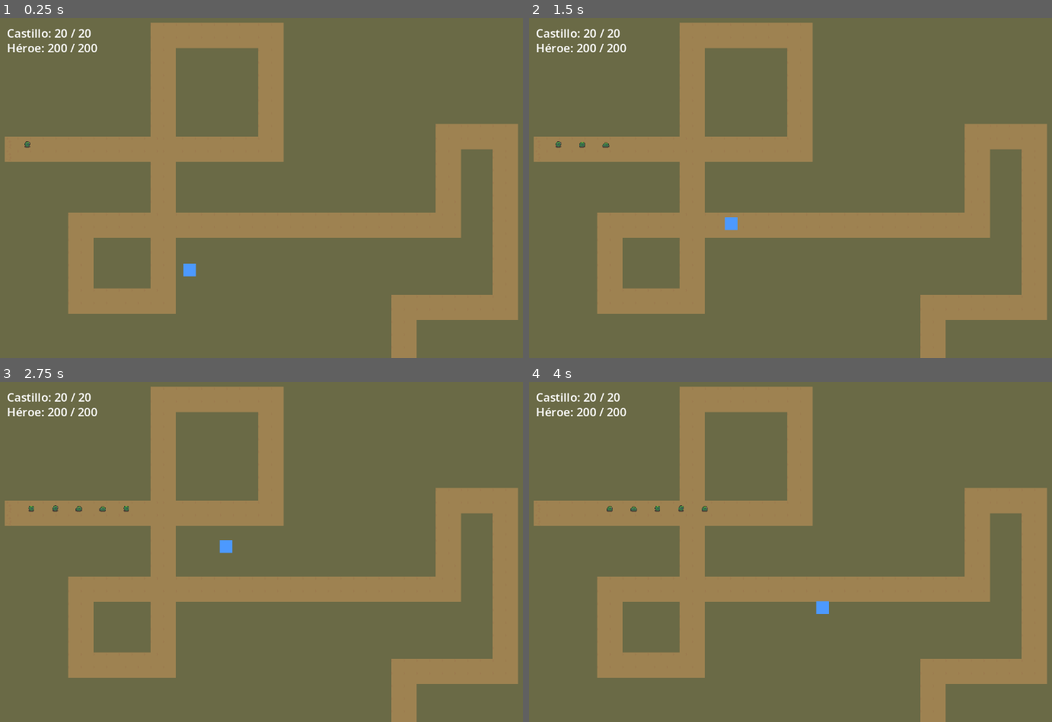
Above: before the commit, frames 1-4 (two rows, left to right).
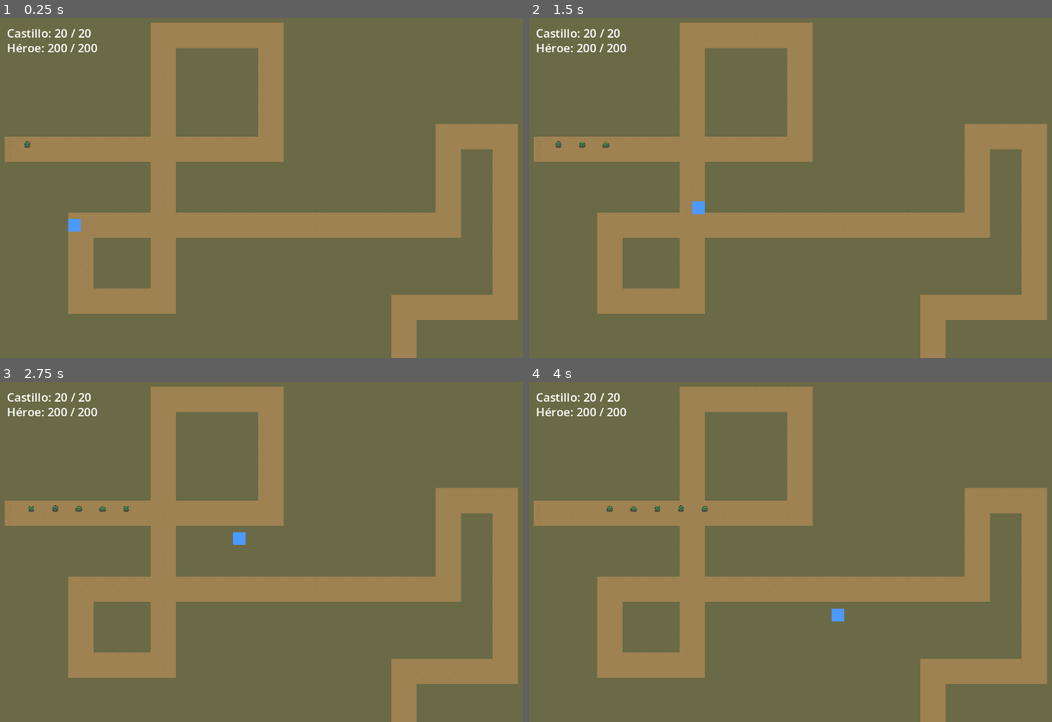
Above: after the commit, the same moments.

Repository: Poleravus/tdtft
Game: Godot game, scene res://scenes/Cristian1.tscn
The game is run twice, just before and just after one commit, with the same random seed, the same clock (stepped at 60 frames per second) and the same inputs. The project has no main scene, so this scene is started directly.
Inputs (mouse positions are in pixels of both pictures, inside the frame that each line leads up to):
- Up to frame 1 (0.25 s): no input
- Up to frame 2 (1.5 s): tap Enter at 0.5 s; move the mouse to (963, 171) at 0.52 s; hold Shift 0.53-1.25 s; click (963, 171) at 0.67 s; drag from (712, 205) to (800, 256) at 1.27 s
- Up to frame 3 (2.75 s): move the mouse to (360, 477) at 2.02 s; tap Ctrl at 2.1 s; click (360, 477) at 2.17 s
- Up to frame 4 (4 s): drag from (800, 620) to (649, 501) at 2.77 s; move the mouse to (1015, 603) at 3.52 s; tap Alt at 3.6 s; click (1015, 603) at 3.67 s

The runs differ from the first frame. In frame 1, 0.2% of the frame differs, in the area x 12-38%, y 59-77%; in frame 2, 0.2%; in frame 3, 0.2%; in frame 4, 0.2%.

Commit message:
feat: entidades data-driven (Enemy/Hero/Slime) + game-feel del MVP
Enemy base lee EnemyData y ataca al heroe en rango; Slime solo presentacion (anim, flip, flash rojo al recibir golpe). Hero lee HeroData via el componente.

Game-feel: movimiento por clic instantaneo y sin colision fisica con enemigos; auto-ataque single-target al mas cercano apuntando al centro visual (aim_point). Slimes one-shot, cadencia 1.2/s. Heroe spawnea sobre el camino.

Resuelve del review: duck-typing (#3), iteracion doble del grupo (#4) y _process->_physics_process (#8). Incluye resources de ejemplo slime.tres y hero_mvp.tres.

Co-Authored-By: Claude Opus 4.8 <noreply@anthropic.com>

Diff:
--- /dev/null
+++ b/resources/enemies/slime.tres
@@ -0,0 +1,16 @@
+[gd_resource type="Resource" script_class="EnemyData" format=3 uid="uid://5o6a24x57a5q"]
+
+[ext_resource type="Script" uid="uid://cw8vb02j45l7g" path="res://src/content/enemy_data.gd" id="1"]
+[ext_resource type="Script" uid="uid://4t2uuql55fou" path="res://src/content/modifier.gd" id="1_pssbi"]
+[ext_resource type="Script" uid="uid://d3lump1y2msij" path="res://src/content/combat_stats.gd" id="2"]
+
+[sub_resource type="Resource" id="stats"]
+script = ExtResource("2")
+max_health = 30.0
+damage = 0.0
+
+[resource]
+script = ExtResource("1")
+display_name = "Slime"
+stats = SubResource("stats")
+damage_to_castle = 2.0
--- /dev/null
+++ b/resources/heroes/hero_mvp.tres
@@ -0,0 +1,22 @@
+[gd_resource type="Resource" script_class="HeroData" load_steps=4 format=3]
+
+[ext_resource type="Script" path="res://src/content/hero_data.gd" id="1"]
+[ext_resource type="Script" path="res://src/content/combat_stats.gd" id="2"]
+
+[sub_resource type="Resource" id="stats"]
+script = ExtResource("2")
+max_health = 200.0
+damage = 35.0
+resistance = 0.0
+penetration = 0.0
+attack_speed = 1.2
+attack_range = 220.0
+health_regen = 10.0
+
+[resource]
+script = ExtResource("1")
+display_name = "Heroe MVP"
+stats = SubResource("stats")
+max_mana = 100.0
+move_speed = 300.0
+size = 1.0
--- a/scenes/Cristian1.gd
+++ b/scenes/Cristian1.gd
@@ -38,8 +38,7 @@
 	EventBus.hero_damaged.connect(_on_hero_damaged)
 	EventBus.run_ended.connect(_on_run_ended)
 
-	_spawn_castle_and_hero()
-	_on_hero_damaged(_hero.health, _hero.max_health)  # init del HUD del héroe (no emite en _ready)
+	_spawn_castle_and_hero()  # castillo y héroe emiten su vida inicial al entrar (HUD se llena solo)
 
 	_wave_timer = Timer.new()
 	_wave_timer.wait_time = WAVE_INTERVAL
@@ -52,7 +51,6 @@
 func _spawn_castle_and_hero() -> void:
 	var curve := enemy_path.curve
 	var end_global := enemy_path.to_global(curve.get_point_position(curve.point_count - 1))
-	var start_global := enemy_path.to_global(curve.get_point_position(0))
 
 	_castle = CastleScene.instantiate()
 	_castle.max_health = CASTLE_HP
@@ -61,7 +59,8 @@
 
 	_hero = HeroScene.instantiate()
 	add_child(_hero)
-	_hero.global_position = start_global.lerp(end_global, 0.5)  # a medio camino
+	# SOBRE el camino, a la mitad del recorrido real: ahí pasan los slimes
+	_hero.global_position = enemy_path.to_global(curve.sample_baked(curve.get_baked_length() * 0.5))
 
 
 func _build_hud() -> void:
--- a/src/entities/Enemigos/Slime.gd
+++ b/src/entities/Enemigos/Slime.gd
@@ -1,69 +1,34 @@
 class_name Slime
-extends CharacterBody2D
-## Enemigo MVP: recorre el camino, recibe daño del héroe y, si llega al final,
-## le pega al castillo. Se registra en el grupo "enemies" para que el héroe lo
-## encuentre. (Stats como @export por ahora; luego vienen de EnemyData.)
-
-@export var max_health: float = 30.0
-@export var speed: float = 100.0
-@export var damage_to_castle: int = 2
-
-var health: float
-var _prev_pos: Vector2
-var _finished: bool = false
+extends Enemy
+## Slime: presentación (animación de caminar, volteo y flash rojo al recibir golpe).
+## Toda la lógica de stats/movimiento/daño vive en Enemy.
 
 @onready var animated_sprite: AnimatedSprite2D = $AnimatedSprite2D
 
+var _prev_pos: Vector2
+var _hit_tween: Tween
 
-func _ready() -> void:
-	health = max_health
-	add_to_group("enemies")
+
+func _on_ready() -> void:
 	animated_sprite.play("walk")
 	_prev_pos = global_position
-	var follower := get_parent() as PathFollow2D
-	if follower != null:
-		follower.rotates = false
 
 
-func _process(delta: float) -> void:
-	if _finished:
-		return
-	var follower := get_parent() as PathFollow2D
-	if follower == null:
-		return
-
-	follower.progress += speed * delta
-
+func _on_move(_delta: float) -> void:
 	var dir := global_position - _prev_pos
 	if abs(dir.x) > 0.5:
 		animated_sprite.flip_h = dir.x < 0.0
 	_prev_pos = global_position
 
-	if follower.progress_ratio >= 1.0:
-		_reach_castle()
+
+func _on_hit() -> void:
+	# parpadeo rojo: feedback claro de que el golpe entró
+	if _hit_tween != null and _hit_tween.is_valid():
+		_hit_tween.kill()
+	animated_sprite.modulate = Color(1.0, 0.35, 0.35)
+	_hit_tween = create_tween()
+	_hit_tween.tween_property(animated_sprite, "modulate", Color.WHITE, 0.18)
 
 
-func take_damage(amount: float) -> void:
-	if _finished:
-		return
-	health -= amount
-	if health <= 0.0:
-		_die()
-
-
-func _die() -> void:
-	_finished = true
-	EventBus.enemy_died.emit(self)
-	_free_follower()
-
-
-func _reach_castle() -> void:
-	_finished = true
-	EventBus.enemy_reached_castle.emit(damage_to_castle)
-	_free_follower()
-
-
-func _free_follower() -> void:
-	var follower := get_parent()
-	if follower != null:
-		follower.queue_free()
+func aim_point() -> Vector2:
+	return animated_sprite.global_position  # centro visual del slime, no el origen del nodo
--- a/src/entities/Enemigos/Slime.tscn
+++ b/src/entities/Enemigos/Slime.tscn
@@ -2,6 +2,7 @@
 
 [ext_resource type="Texture2D" uid="uid://b7nbchc1bcple" path="res://assets/sprites/enemigos/With_Shadows/Monster_Slime_Walk-Sheet.png" id="1_eff1q"]
 [ext_resource type="Script" path="res://src/entities/Enemigos/Slime.gd" id="2_script"]
+[ext_resource type="Resource" path="res://resources/enemies/slime.tres" id="3_data"]
 
 [sub_resource type="AtlasTexture" id="AtlasTexture_n7eoc"]
 atlas = ExtResource("1_eff1q")
@@ -77,6 +78,7 @@
 
 [node name="Slime" type="CharacterBody2D" unique_id=842321492]
 script = ExtResource("2_script")
+data = ExtResource("3_data")
 
 [node name="AnimatedSprite2D" type="AnimatedSprite2D" parent="." unique_id=1555689913]
 position = Vector2(16, 48)
--- /dev/null
+++ b/src/entities/Enemigos/enemy.gd
@@ -0,0 +1,100 @@
+class_name Enemy
+extends CharacterBody2D
+## Base de los enemigos que recorren el camino. Lee sus stats de EnemyData vía
+## un CombatStatsComponent. Si el héroe entra en hero_aggro_range, lo ataca.
+## Los subtipos (Slime, …) agregan presentación con los hooks _on_ready/_on_move/_on_hit.
+
+@export var data: EnemyData
+
+var combat := CombatStatsComponent.new()
+var _finished: bool = false
+var _hero_attack_cd: float = 0.0
+
+
+func _ready() -> void:
+	add_to_group("enemies")
+	if data == null:
+		push_warning("Enemy sin EnemyData asignado: %s" % name)
+		set_physics_process(false)
+		return
+	combat.setup(data.stats, data.modifiers)
+	var follower := get_parent() as PathFollow2D
+	if follower != null:
+		follower.rotates = false
+	_on_ready()
+
+
+func _physics_process(delta: float) -> void:
+	if _finished:
+		return
+	var follower := get_parent() as PathFollow2D
+	if follower == null:
+		return
+
+	follower.progress += data.move_speed * delta
+	_on_move(delta)
+	_try_attack_hero(delta)
+
+	if follower.progress_ratio >= 1.0:
+		_reach_castle()
+
+
+func take_damage(raw: float, penetration: float) -> void:
+	if _finished:
+		return
+	combat.take_damage(raw, penetration)
+	if combat.is_dead():
+		_die()
+	else:
+		_on_hit()  # feedback de golpe (lo implementan los subtipos)
+
+
+## Punto al que el héroe apunta/dibuja (centro visual). Los subtipos lo ajustan.
+func aim_point() -> Vector2:
+	return global_position
+
+
+## Si el héroe está dentro del rango de agresión, lo ataca según su cadencia.
+func _try_attack_hero(delta: float) -> void:
+	_hero_attack_cd -= delta
+	if _hero_attack_cd > 0.0:
+		return
+	# Duck-typed a propósito: evita que Enemy dependa de la clase Hero. Hero ya
+	# depende de Enemy; tiparlo aquí crearía una referencia cíclica.
+	var hero := get_tree().get_first_node_in_group("hero") as Node2D
+	if hero == null:
+		return
+	if global_position.distance_to(hero.global_position) <= data.hero_aggro_range:
+		hero.call("take_damage", data.damage_to_hero, combat.current.penetration)
+		_hero_attack_cd = 1.0 / maxf(0.01, combat.current.attack_speed)
+
+
+func _die() -> void:
+	_finished = true
+	EventBus.enemy_died.emit(self)
+	_free_follower()
+
+
+func _reach_castle() -> void:
+	_finished = true
+	EventBus.enemy_reached_castle.emit(int(data.damage_to_castle))
+	_free_follower()
+
+
+func _free_follower() -> void:
+	var follower := get_parent()
+	if follower != null:
+		follower.queue_free()
+
+
+# --- Hooks para subtipos (presentación) ---
+func _on_ready() -> void:
+	pass
+
+
+func _on_move(_delta: float) -> void:
+	pass
+
+
+func _on_hit() -> void:
+	pass
--- a/src/entities/Hero/Hero.gd
+++ b/src/entities/Hero/Hero.gd
@@ -1,34 +1,42 @@
 class_name Hero
 extends CharacterBody2D
-## Héroe MVP: se mueve con clic izquierdo y auto-ataca al enemigo más cercano
-## dentro de su rango. Recibe daño por contacto y revive tras morir.
-## (Stats puestas aquí como @export para el MVP; luego vienen de HeroData.)
+## Héroe MVP: se mueve con clic izquierdo (velocidad instantánea, sin chocar con
+## los enemigos) y auto-ataca a UN enemigo a la vez: el más cercano en rango.
+## Stats desde HeroData (vía CombatStatsComponent).
 
-@export var max_health: float = 200.0
-@export var health_regen: float = 10.0      ## vida por segundo
-@export var move_speed: float = 220.0
-@export var damage: float = 12.0
-@export var attack_range: float = 130.0
-@export var attack_speed: float = 1.2       ## ataques por segundo
-@export var contact_dps: float = 8.0        ## daño/seg que recibe por enemigo pegado
+@export var data: HeroData
 @export var respawn_time: float = 3.0
 
-var health: float
+var combat := CombatStatsComponent.new()
 var _target_pos: Vector2
 var _spawn_pos: Vector2
+var _spawn_set: bool = false
 var _attack_cd: float = 0.0
 var _dead: bool = false
 var _respawn_cd: float = 0.0
 
-# feedback visual del ataque (rayo amarillo)
+# feedback visual del disparo (rayo + marca de impacto)
 var _beam_to: Vector2
 var _beam_t: float = 0.0
 
 
 func _ready() -> void:
-	health = max_health
-	_target_pos = global_position
-	_spawn_pos = global_position
+	collision_mask = 0  # el combate es por distancia; no chocar físicamente con nada
+	if data == null:
+		push_warning("Hero sin HeroData asignado: %s" % name)
+		set_physics_process(false)
+		return
+	add_to_group("hero")
+	combat.health_changed.connect(_on_health_changed)
+	combat.died.connect(_on_died)
+	combat.setup(data.stats, _build_modifiers())
+
+
+func _build_modifiers() -> Array[Modifier]:
+	var mods: Array[Modifier] = []
+	if data.passive != null:
+		mods.append(data.passive)
+	return mods
 
 
 func _unhandled_input(event: InputEvent) -> void:
@@ -39,76 +47,84 @@
 		_target_pos = get_global_mouse_position()
 
 
+func take_damage(raw: float, penetration: float) -> void:
+	if _dead:
+		return
+	combat.take_damage(raw, penetration)
+
+
 func _physics_process(delta: float) -> void:
+	# capturar spawn/target una vez que el controlador ya posicionó al héroe
+	if not _spawn_set:
+		_spawn_pos = global_position
+		_target_pos = global_position
+		_spawn_set = true
+
 	if _dead:
 		_respawn_cd -= delta
 		if _respawn_cd <= 0.0:
 			_respawn()
 		return
 
-	# moverse hacia el punto clicado
+	# movimiento hacia el punto clicado (velocidad instantánea)
 	var to_target := _target_pos - global_position
-	velocity = to_target.normalized() * move_speed if to_target.length() > 6.0 else Vector2.ZERO
+	velocity = to_target.normalized() * data.move_speed if to_target.length() > 6.0 else Vector2.ZERO
 	move_and_slide()
 
-	# regeneración
-	health = minf(max_health, health + health_regen * delta)
+	combat.heal(combat.current.health_regen * delta)
 
-	# Un solo recorrido del grupo: busca al más cercano en rango y, de paso,
-	# aplica el daño por contacto de los enemigos pegados.
-	var nearest: Node2D = null
-	var nearest_d := attack_range
-	for node in get_tree().get_nodes_in_group("enemies"):
-		var e := node as Node2D
-		if e == null:
-			continue
-		var d := global_position.distance_to(e.global_position)
-		if d <= nearest_d:
-			nearest_d = d
-			nearest = e
-		if d < 36.0:
-			_take_damage(contact_dps * delta)
-
-	# auto-ataque al más cercano
+	# auto-ataque a UN solo enemigo: el más cercano en rango
 	_attack_cd -= delta
+	var nearest := _nearest_enemy_in_range()
 	if nearest != null and _attack_cd <= 0.0:
-		nearest.call("take_damage", damage)   # duck-typed para MVP (Slime y futuros enemigos)
-		_attack_cd = 1.0 / attack_speed
-		_beam_to = nearest.global_position
-		_beam_t = 0.12
+		nearest.take_damage(combat.current.damage, combat.current.penetration)
+		_attack_cd = 1.0 / combat.current.attack_speed
+		_beam_to = nearest.aim_point()
+		_beam_t = 0.14
 
 	if _beam_t > 0.0:
 		_beam_t -= delta
 		queue_redraw()
 
 
-func _take_damage(amount: float) -> void:
+func _nearest_enemy_in_range() -> Enemy:
+	var best: Enemy = null
+	var best_d := combat.current.attack_range
+	for node in get_tree().get_nodes_in_group("enemies"):
+		var e := node as Enemy
+		if e == null:
+			continue
+		var d := global_position.distance_to(e.aim_point())
+		if d <= best_d:
+			best_d = d
+			best = e
+	return best
+
+
+func _on_health_changed(current: float, maximum: float) -> void:
+	EventBus.hero_damaged.emit(current, maximum)
+
+
+func _on_died() -> void:
 	if _dead:
 		return
-	health -= amount
-	EventBus.hero_damaged.emit(health, max_health)
-	if health <= 0.0:
-		_die()
-
-
-func _die() -> void:
 	_dead = true
-	health = 0.0
 	visible = false
 	_respawn_cd = respawn_time
-	EventBus.hero_damaged.emit(0.0, max_health)
 	EventBus.hero_died.emit()
 
 
 func _respawn() -> void:
 	_dead = false
 	visible = true
-	health = max_health
+	combat.full_heal()
 	global_position = _spawn_pos
 	_target_pos = _spawn_pos
-	EventBus.hero_damaged.emit(health, max_health)
 
 
 func _draw() -> void:
-	if _beam_t > 0.0:
-		draw_line(Vector2.ZERO, to_local(_beam_to), Color.YELLOW, 2.0)
+	if _beam_t <= 0.0:
+		return
+	var end := to_local(_beam_to)
+	draw_line(Vector2.ZERO, end, Color.YELLOW, 3.0)
+	draw_circle(end, 5.0, Color.ORANGE)  # marca de impacto
--- a/src/entities/Hero/Hero.tscn
+++ b/src/entities/Hero/Hero.tscn
@@ -1,12 +1,14 @@
 [gd_scene format=3]
 
 [ext_resource type="Script" path="res://src/entities/Hero/Hero.gd" id="1_hero"]
+[ext_resource type="Resource" path="res://resources/heroes/hero_mvp.tres" id="2_data"]
 
 [sub_resource type="CircleShape2D" id="CircleShape2D_hero"]
 radius = 16.0
 
 [node name="Hero" type="CharacterBody2D"]
 script = ExtResource("1_hero")
+data = ExtResource("2_data")
 
 [node name="Body" type="Polygon2D" parent="."]
 color = Color(0.3, 0.6, 1, 1)
Not shown, added: src/entities/Enemigos/enemy.gd.uid
